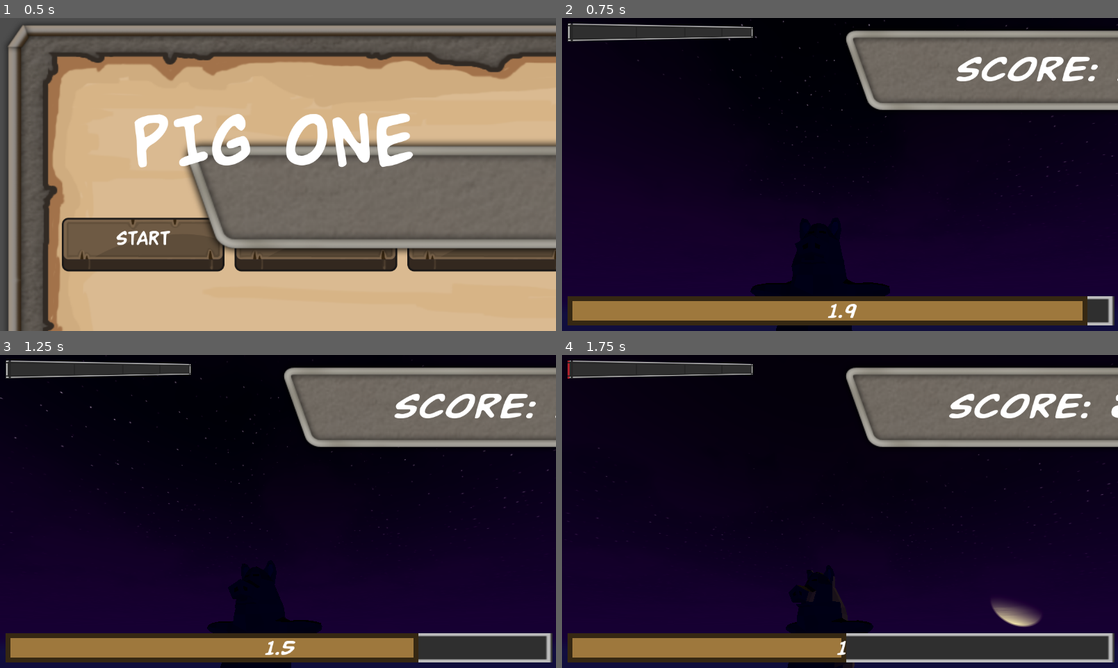
Above: before the commit, frames 1-4 (two rows, left to right).
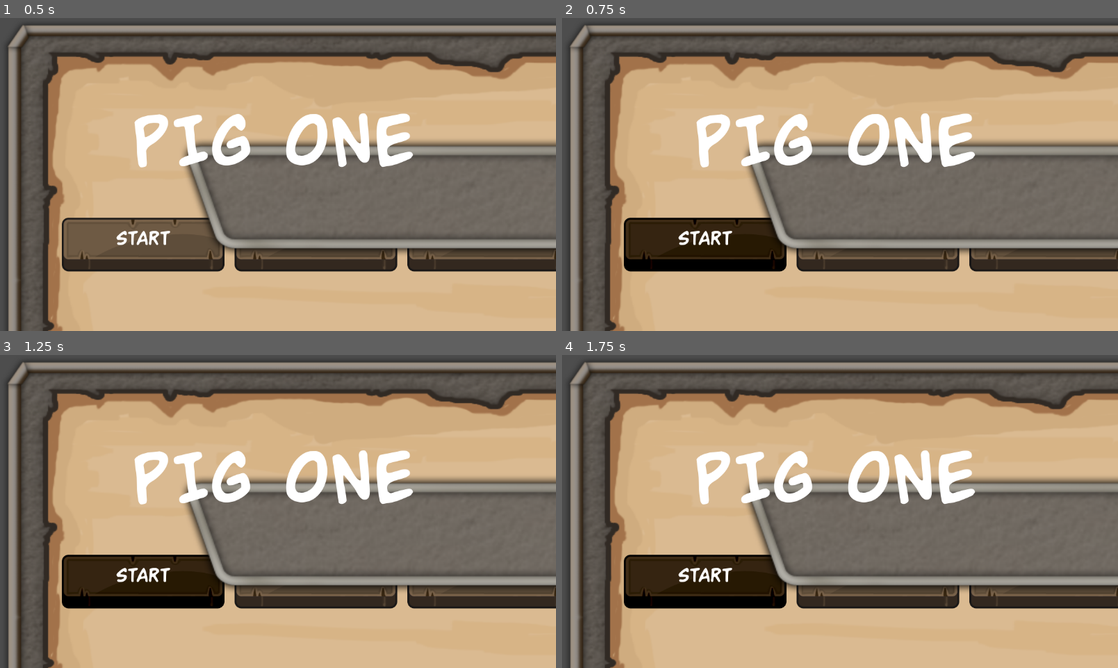
Above: after the commit, the same moments.

Repository: MattCharles/PigOne
Game: Godot game, scene res://Scenes/main_menu.tscn
Two runs of this game, one before a commit and one after it. Both use one fixed random seed, a clock stepped at 60 frames per second and the inputs below.
Inputs (mouse positions are in pixels of both pictures, inside the frame that each line leads up to):
- Up to frame 1 (0.5 s): no input
- Up to frame 2 (0.75 s): click "Start" at 0.5 s
- Up to frame 3 (1.25 s): no input
- Up to frame 4 (1.75 s): click (706, 580) at 1.25 s, where only the run after the commit has a clickable "Start"

Frame 1 is identical in both runs. In frame 2, 97% of the frame differs, in the area x 0-100%, y 0-100%; in frame 3, 97%; in frame 4, 97%.

Commit message:
pig grows poorly

Diff:
--- a/Scenes/Objects/com_plane_v_1.tscn
+++ b/Scenes/Objects/com_plane_v_1.tscn
@@ -1,5 +1,12 @@
-[gd_scene load_steps=2 format=3 uid="uid://deoxe25rawot0"]
+[gd_scene load_steps=4 format=3 uid="uid://deoxe25rawot0"]
 
 [ext_resource type="PackedScene" uid="uid://d3a2ac7nshcih" path="res://Models/Planes/ComPlaneV1.fbx" id="1_mdg4u"]
+[ext_resource type="Texture2D" uid="uid://cnca0o5o5hene" path="res://Materials/PolyPackPlanes.png" id="2_2ikbn"]
+
+[sub_resource type="StandardMaterial3D" id="StandardMaterial3D_60v3t"]
+albedo_texture = ExtResource("2_2ikbn")
 
 [node name="ComPlaneV1" instance=ExtResource("1_mdg4u")]
+
+[node name="ComPlaneV1" parent="RootNode" index="0"]
+material_override = SubResource("StandardMaterial3D_60v3t")
--- a/Scenes/sky.tscn
+++ b/Scenes/sky.tscn
@@ -105,13 +105,14 @@
 
 [node name="pig" parent="." instance=ExtResource("4_aumol")]
 transform = Transform3D(1, 0, 0, 0, 0.999715, -0.0238564, 0, 0.0238564, 0.999715, 0, 2.5075, 4.73338)
+script = ExtResource("5_gh0r8")
 
 [node name="Node3D" type="Node3D" parent="."]
-transform = Transform3D(1, 0, 0, 0, 1, 0, 0, 0, 1, -0.0123978, 3.36633, 4.75784)
+transform = Transform3D(1, 0, 0, 0, 1, 0, 0, 0, 1, -0.0123978, 3.04701, 4.75784)
 script = ExtResource("4_8odkc")
 
 [node name="Camera3D" type="Camera3D" parent="Node3D"]
-transform = Transform3D(1, 0, 0, 0, 0.866025, -0.5, 0, 0.5, 0.866025, 0.205636, -0.195468, 2.17232)
+transform = Transform3D(1, 0, 0, 0, 0.907198, -0.420704, 0, 0.420704, 0.907198, 0.205636, -0.355456, 1.49747)
 script = ExtResource("6_i6nqx")
 speed = 0.5
 default_distance = 2.0
@@ -209,9 +210,9 @@
 theme_override_font_sizes/font_size = 54
 theme_override_styles/background = SubResource("StyleBoxTexture_36jyd")
 theme_override_styles/fill = SubResource("StyleBoxFlat_iq605")
-max_value = 2.0
+max_value = 10.0
 step = 0.1
-value = 2.0
+value = 10.0
 show_percentage = false
 metadata/_edit_use_anchors_ = true
 
--- a/Scripts/orbit.gd
+++ b/Scripts/orbit.gd
@@ -1,8 +1,15 @@
 extends Node3D
 
 @export var rotation_speed := 0.01
+@onready var pigGrowth :PigGrowth = $"../pig"
 
 
 # Called every frame. 'delta' is the elapsed time since the previous frame.
 func _physics_process(_delta):
 	rotate_y(rotation_speed)
+	#camera position.z needs to grow while position.y of node grows
+func _unhandled_input(event):
+	if event is InputEventMouseButton:
+		if event.button_index == MOUSE_BUTTON_LEFT:
+			if event.pressed:
+				position += Vector3(0, pigGrowth.growth_rate, 0)
--- a/Scripts/yoyo.gd
+++ b/Scripts/yoyo.gd
@@ -7,3 +7,10 @@
 func _physics_process(delta):
 	t += delta
 	position.z = default_distance + sin(speed * t)
+
+
+func _unhandled_input(event):
+	if event is InputEventMouseButton:
+		if event.button_index == MOUSE_BUTTON_LEFT:
+			if event.pressed:
+				default_distance += .2
--- /dev/null
+++ b/pigGrowth.gd
@@ -0,0 +1,22 @@
+extends Node3D
+
+class_name PigGrowth
+
+@export var growth_rate := 0.2
+
+# Called when the node enters the scene tree for the first time.
+func _ready():
+	pass # Replace with function body.
+
+
+# Called every frame. 'delta' is the elapsed time since the previous frame.
+func _process(delta):
+	pass
+
+func _unhandled_input(event):
+	#if countdown.gameover:
+	#	return
+	if event is InputEventMouseButton:
+		if event.button_index == MOUSE_BUTTON_LEFT:
+			if event.pressed:
+				scale += Vector3(growth_rate,growth_rate,growth_rate)
